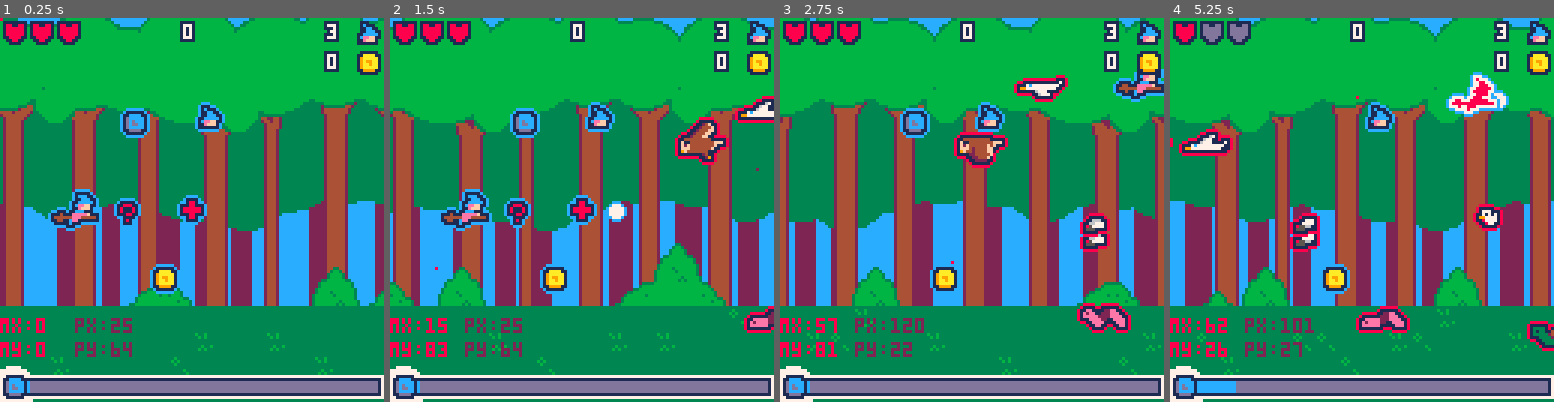
Above: before the commit, frames 1-4 (left to right).
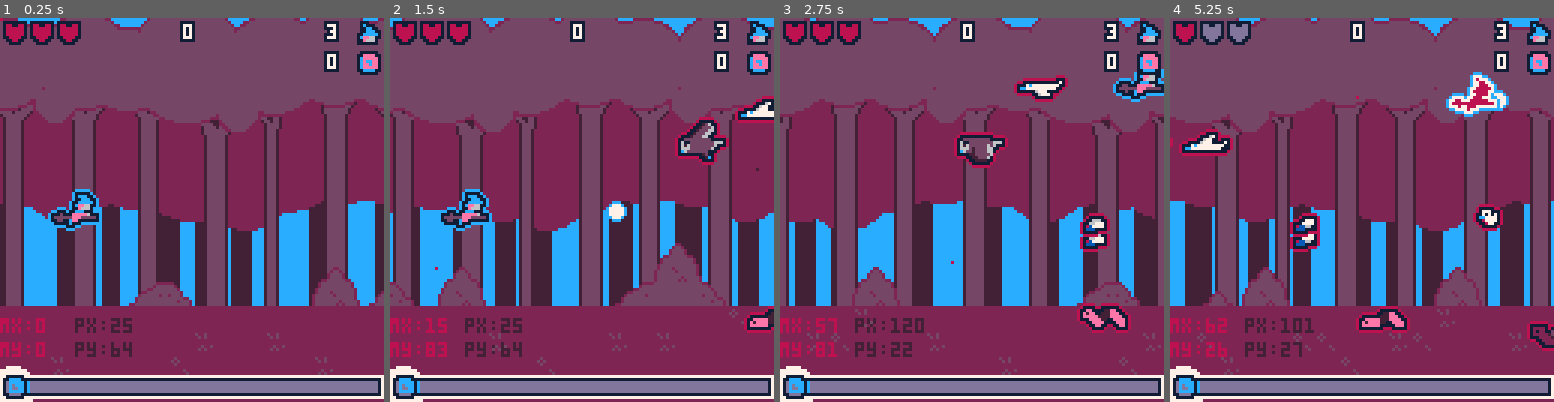
Above: after the commit, the same moments.

Repository: roseblack02/pico8-witch_blaster
Game: PICO-8 cartridge witch_blaster.p8
The game is run twice, just before and just after one commit, with the same random seed, the same clock (stepped at 60 frames per second) and the same inputs.
Inputs (mouse positions are in pixels of both pictures, inside the frame that each line leads up to):
- Up to frame 1 (0.25 s): no input
- Up to frame 2 (1.5 s): tap X (X key) at 0.33, 1.07 s; click (670, 121) at 0.67 s; tap O (Z key) at 0.7 s; click (436, 267) at 1.22 s
- Up to frame 3 (2.75 s): hold Right 1.6-2.1 s; tap O (Z key) at 1.7, 2.1, 2.5 s; click (887, 114) at 1.77 s; tap X (X key) at 1.85 s; hold Up 2.15-2.42 s; click (952, 259) at 2.32 s; hold Right from 2.47 s (still down)
- Up to frame 4 (5.25 s): click (1404, 106) at 2.87 s; tap O (Z key) every 0.4 s from 2.9 to 4.9 s; tap X (X key) at 2.97, 4.08, 5.2 s; release Right at 3.03 s; hold Left 3.08-3.58 s; click (1465, 256) at 3.42 s; hold Down 3.63-3.97 s; click (1231, 102) at 3.97 s; hold Right 4.02-4.68 s; click (1292, 248) at 4.52 s; hold Up 4.73-5.03 s; click (1354, 94) at 5.07 s; hold Left from 5.08 s (still down)

The runs differ from the first frame. In frame 1, 85% of the frame differs, in the area x 0-100%, y 0-100%; in frame 2, 87%; in frame 3, 85%; in frame 4, 87%.

Commit message:
enemies drop random pickups

Diff:
--- a/witch_blaster.p8
+++ b/witch_blaster.p8
@@ -7,7 +7,7 @@
 	frame=0
 	map_x,front_tree_x,back_tree_x=0,0,0
 	map_speed,front_speed,back_speed=0.35,0.6,0.4
-	game_pal="normal"
+	game_pal="trans"
 	blast_text=7
 
 	--particle effects
@@ -174,13 +174,6 @@
 	make_fly(170,67)
 	make_chicken(170,67)
 
-	--make pickups temp
-	make_health(64,64)
-	make_life(70,33)
-	make_coin(55,87)
-	make_estrogen(45,35)
-	make_powerup(42,65)
-
 	--mouse temp
 	poke(0x5f2d, 1)
 end
@@ -395,7 +388,18 @@
 					del(bullet_objs,bullet)
 
 					--delete self if dead
-					if (self.hp<1) del(enemy_objs,self) player.points+=self.points
+					if self.hp<1 then
+						del(enemy_objs,self)
+						player.points+=self.points
+						--randomly drop a pickup
+						local rand=flr(rnd(7))+1
+
+						if (rand==1) make_estrogen(self.x,self.y)
+						if (rand==2) make_health(self.x,self.y)
+						if (rand==3) make_life(self.x,self.y)
+						if (rand==4) make_powerup(self.x,self.y)
+						if (rand>4) make_coin(self.x,self.y)
+					end
 				else
 					self.is_hit=false
 				end
@@ -628,6 +632,8 @@
 function make_health(x,y)
 	return make_pickup_obj("health",x,y,{
 		update=function(self)
+			self.x-=0.25
+
 			--player pickup
 			if circles_overlapping(self,player) then
 				--add hp
@@ -651,6 +657,8 @@
 function make_life(x,y)
 	return make_pickup_obj("life",x,y,{
 		update=function(self)
+			self.x-=0.25
+
 			--player pickup
 			if circles_overlapping(self,player) then
 				--add lives
@@ -677,6 +685,8 @@
 function make_coin(x,y)
 	return make_pickup_obj("coin",x,y,{
 		update=function(self)
+			self.x-=0.25
+
 			--player pickup
 			if circles_overlapping(self,player) then
 				--add coins
@@ -703,6 +713,8 @@
 function make_powerup(x,y)
 	return make_pickup_obj("powerup",x,y,{
 		update=function(self)
+			self.x-=0.25
+
 			--player pickup
 			if circles_overlapping(self,player) then
 				--add to powerup timer
@@ -734,6 +746,8 @@
 function make_estrogen(x,y)
 	return make_pickup_obj("estrogen",x,y,{
 		update=function(self)
+			self.x-=0.25
+
 			--player pickup
 			if circles_overlapping(self,player) then
 				--add e
